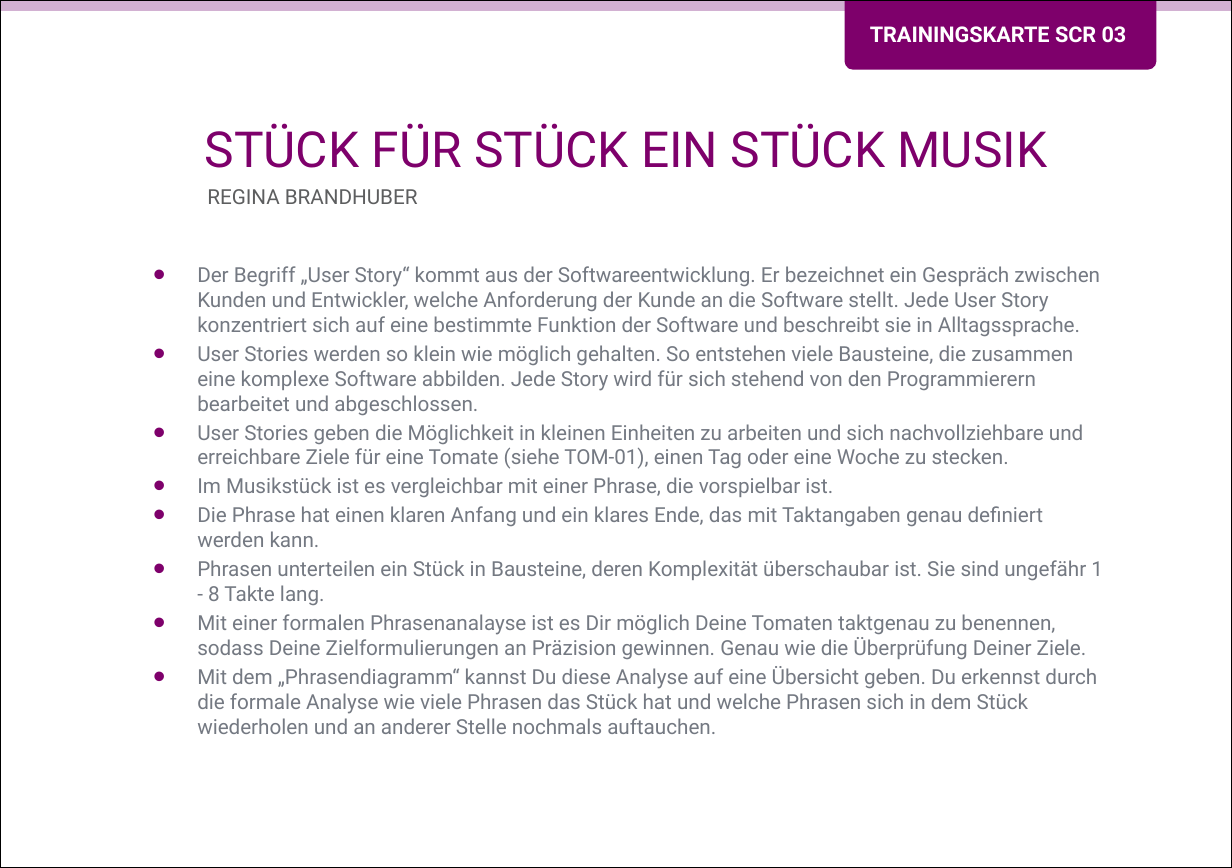
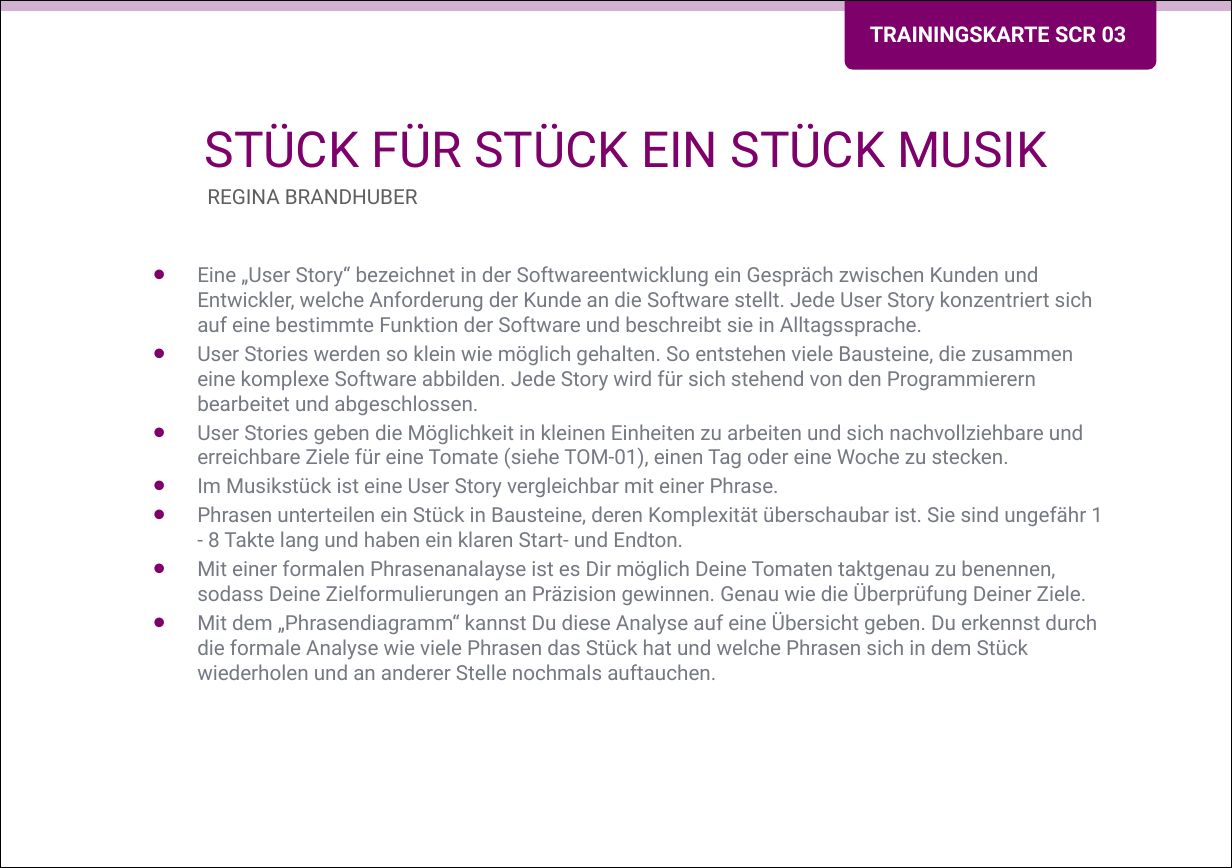
Before and after one commit to Teamtool/training-materials, a slide deck: slide 1 of training-cards/music moves/Scrum (SCR)/ger/apprentice/ger_SCR_03_stueck_fuer_stueck_ein_stueck_musik_MM_A.pptx. Drawn at 1232x868 pixels with LibreOffice and Linux fonts; fonts in the diff are those of the drawing; background and template pictures are left out. Boxes give left, top, right and bottom in pixels: in the first picture for what was removed or moved away, otherwise in the second. Text is boxed around its words. In the diff, an @@ line names an element or a change of style, - is before the commit and + after.

Commit message:
SCR 03 Stück für Stück ein Stück Musik
Für Promotion überarbeitet.

```diff
--- a/training-cards/music moves/Scrum (SCR)/ger/apprentice/ger_SCR_03_stueck_fuer_stueck_ein_stueck_musik_MM_A.pptx
+++ b/training-cards/music moves/Scrum (SCR)/ger/apprentice/ger_SCR_03_stueck_fuer_stueck_ein_stueck_musik_MM_A.pptx
@@ text at (x1=197, y1=266, x2=1093, y2=336): text changed @@
-• Der Begriff „User Story“ kommt aus der Softwareentwicklung. Er bezeichnet ein Gespräch zwischen Kunden und Entwickler, welche Anforderung der Kunde an die Software stellt. Jede User Story konzentriert sich auf eine bestimmte Funktion der Software und beschreibt sie in Alltagssprache.
+• Eine „User Story“ bezeichnet in der Softwareentwicklung ein Gespräch zwischen Kunden und Entwickler, welche Anforderung der Kunde an die Software stellt. Jede User Story konzentriert sich auf eine bestimmte Funktion der Software und beschreibt sie in Alltagssprache.
@@ text at (x1=197, y1=477, x2=1103, y2=551): text changed @@
-• Im Musikstück ist es vergleichbar mit einer Phrase, die vorspielbar ist.
-• Die Phrase hat einen klaren Anfang und ein klares Ende, das mit Taktangaben genau definiert werden kann.
-• Phrasen unterteilen ein Stück in Bausteine, deren Komplexität überschaubar ist. Sie sind ungefähr 1 - 8 Takte lang.
+• Im Musikstück ist eine User Story vergleichbar mit einer Phrase.
+• Phrasen unterteilen ein Stück in Bausteine, deren Komplexität überschaubar ist. Sie sind ungefähr 1 - 8 Takte lang und haben ein klaren Start- und Endton.
```
Also in this commit, not shown: 1 other slide changed, 1 other file.
